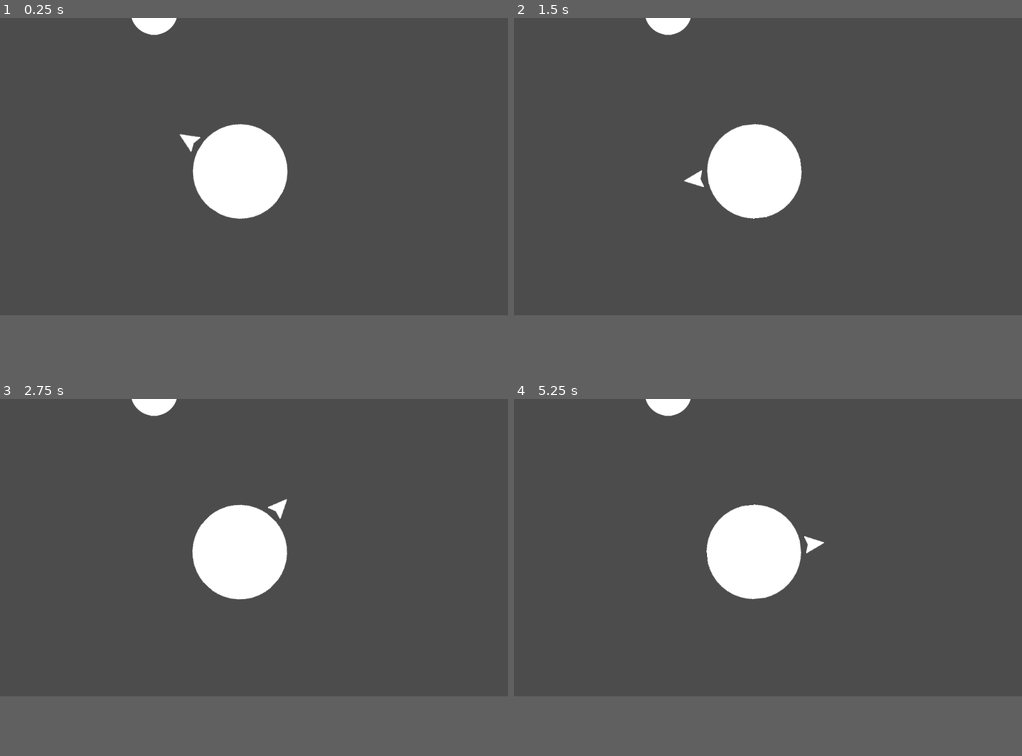
Above: before the commit, frames 1-4 (two rows, left to right).
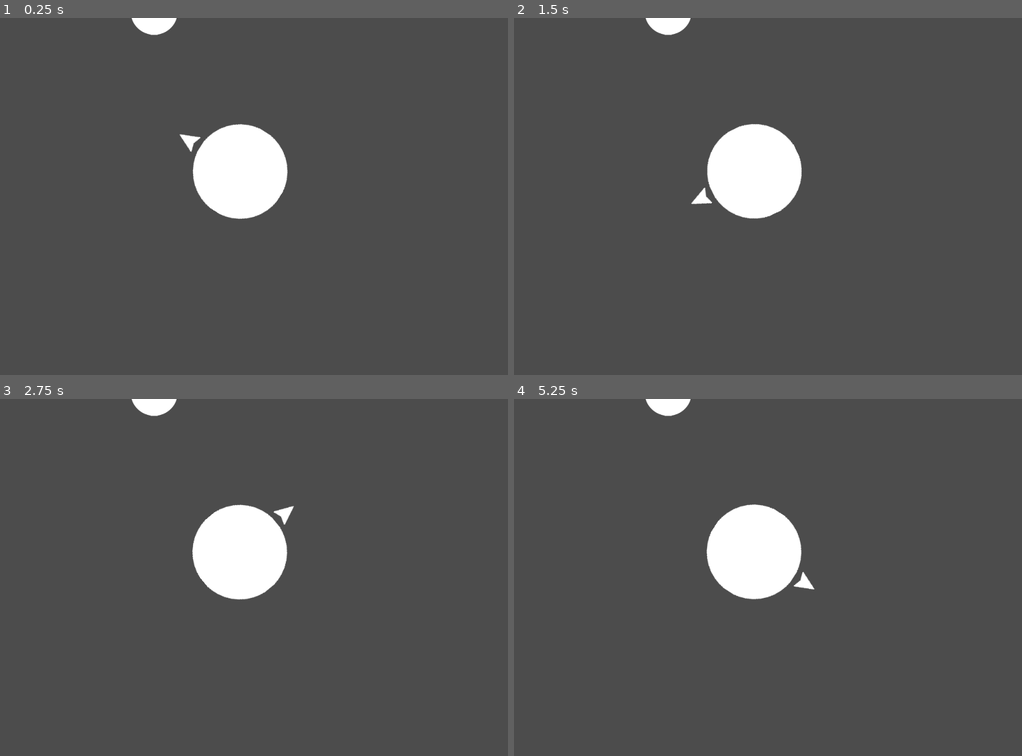
Above: after the commit, the same moments.

Repository: luan-2rq/Protect-The-Body
Game: Godot game, scene res://scenes/MainScene.tscn
Two runs of this game, one before a commit and one after it. Both use one fixed random seed, a clock stepped at 60 frames per second and the inputs below.
Inputs (mouse positions are in pixels of both pictures, inside the frame that each line leads up to):
- Up to frame 1 (0.25 s): no input
- Up to frame 2 (1.5 s): tap Enter at 0.5 s; move the mouse to (879, 150) at 0.52 s; hold A (ui_right) 0.53-1.28 s; tap Space at 1.25 s; move the mouse to (666, 182) at 1.27 s; hold D (ui_left) from 1.28 s (still down)
- Up to frame 3 (2.75 s): tap Enter at 2 s; move the mouse to (304, 481) at 2.02 s; release D (ui_left) at 2.03 s; hold A (ui_right) from 2.03 s (still down)
- Up to frame 4 (5.25 s): tap Space at 2.75, 4.25 s; move the mouse to (742, 606) at 2.77 s; tap Enter at 3.5 s; move the mouse to (920, 591) at 3.52 s; release A (ui_right) at 3.53 s; hold D (ui_left) from 3.53 s (still down); move the mouse to (615, 502) at 4.27 s; move the mouse to (793, 548) at 5.02 s
In our replay, the window is 800x468 before the commit and 800x562 after it. These sizes can differ from the game's own. Grey fills any space a smaller window leaves; there, only what the larger window draws over its background counts as a difference.

The runs differ from the first frame. In frame 1, less than 0.1% of the frame differs, in the area x 37-56%, y 32-57%; in frame 2, 0.3%; in frame 3, 0.2%; in frame 4, 0.3%, in the area x 37-62%, y 29-57%.

Commit message:
Enemie 3

Diff:
--- a/Protect the body/project.godot
+++ b/Protect the body/project.godot
@@ -19,6 +19,10 @@
 run/main_scene="res://scenes/MainScene.tscn"
 config/icon="res://icon.png"
 
+[display]
+
+window/size/height=720
+
 [input]
 
 ui_left={
--- a/Protect the body/scenes/Enemie_2.tscn
+++ b/Protect the body/scenes/Enemie_2.tscn
@@ -7,12 +7,11 @@
 radius = 13.2705
 
 [node name="Enemie 2" type="KinematicBody2D"]
-position = Vector2( 307.369, 187.27 )
 script = ExtResource( 2 )
 __meta__ = {
 "_edit_group_": true
 }
-speed = 1.0
+speed = 2.0
 Raio = 1.0
 
 [node name="CollisionShape2D" type="CollisionShape2D" parent="."]
--- /dev/null
+++ b/Protect the body/scenes/Enemie_3.gd
@@ -0,0 +1,66 @@
+
+extends KinematicBody2D
+
+
+export(float) var speed
+export(float) var Raio
+var vetor = Vector2()
+var acel = Vector2()
+var rng = RandomNumberGenerator.new()
+var resolution = OS.get_window_size()
+var side
+var plain
+var pos = Vector2()
+var t = 0
+var perp
+var M
+
+func _ready():
+	rng.seed = 300
+	rng.randomize()
+
+	plain = rng.randi_range(1,4)
+	side = rng.randi_range(0,1)
+	match plain:
+		1:
+			if side == 0:
+				pos.x = rng.randf_range(0,resolution.x/2.0)
+				pos.y = -20
+			else:
+				pos.x = -20
+				pos.y = rng.randf_range(0,resolution.y/2.0)
+		2:
+			if side == 0:
+				pos.x = rng.randf_range(resolution.x/2.0,resolution.x)
+				pos.y = -20
+			else:
+				pos.x = resolution.x + 20.0
+				pos.y = rng.randf_range(resolution.y/2.0,resolution.y)
+		3:
+			if side == 0:
+				pos.x = rng.randf_range(0,resolution.x/2.0)
+				pos.y = resolution.y + 20
+			else:
+				pos.x = -20
+				pos.y = rng.randf_range(resolution.y/2.0,resolution.y)
+		4:
+			if side == 0:
+				pos.x = rng.randf_range(resolution.x/2.0,resolution.x)
+				pos.y = resolution.y + 20
+			else:
+				pos.x = resolution.x + 20
+				pos.y = rng.randf_range(resolution.y/2.0,resolution.y)
+
+	self.position = pos
+	vetor = (self.position - resolution/2.0).normalized()
+	acel = vetor*(-speed)
+	perp = Vector2(-acel.y,acel.x)
+	M = Transform2D(acel,perp,pos)
+
+
+func _physics_process(delta):
+	var aux = Vector2(t,Raio*sin(t))
+	self.position.x += M[0].dot(aux)
+	self.position.y += M[1].dot(aux)
+	#self.position.y += t*acel.y
+	t+=delta
--- a/Protect the body/scenes/Enemy_1.tscn
+++ b/Protect the body/scenes/Enemie_3.tscn
@@ -1,17 +1,16 @@
 [gd_scene load_steps=4 format=2]
 
-[ext_resource path="res://assets/Green_virus.png" type="Texture" id=1]
-[ext_resource path="res://scripts/Enemy_1.gd" type="Script" id=2]
+[ext_resource path="res://assets/Blue_virus.png" type="Texture" id=1]
+[ext_resource path="res://scenes/Enemie_3.gd" type="Script" id=2]
 
 [sub_resource type="CircleShape2D" id=1]
-radius = 15.2194
+radius = 14.5233
 
-[node name="enemy1" type="KinematicBody2D"]
+[node name="Enemie_3" type="KinematicBody2D"]
+position = Vector2( 57.861, -20 )
 script = ExtResource( 2 )
-__meta__ = {
-"_edit_group_": true
-}
 speed = 1.0
+Raio = 5.0
 
 [node name="Sprite" type="Sprite" parent="."]
 texture = ExtResource( 1 )
--- /dev/null
+++ b/Protect the body/scripts/Enemie_3.gd
@@ -0,0 +1,58 @@
+extends KinematicBody2D
+
+export(float) var speed
+export(float) var Raio
+var vetor
+var acel = Vector2()
+var rng = RandomNumberGenerator.new()
+var resolution = OS.get_window_size()
+var side
+var plain
+var pos = Vector2()
+var t = 0
+
+func _ready():
+	rng.seed = 300
+	rng.randomize()
+
+	plain = rng.randi_range(1,4)
+	side = rng.randi_range(0,1)
+	match plain:
+		1:
+			if side == 0:
+				pos.x = rng.randf_range(0,resolution.x/2.0)
+				pos.y = -20
+			else:
+				pos.x = -20
+				pos.y = rng.randf_range(0,resolution.y/2.0)
+		2:
+			if side == 0:
+				pos.x = rng.randf_range(resolution.x/2.0,resolution.x)
+				pos.y = -20
+			else:
+				pos.x = resolution.x + 20.0
+				pos.y = rng.randf_range(resolution.y/2.0,resolution.y)
+		3:
+			if side == 0:
+				pos.x = rng.randf_range(0,resolution.x/2.0)
+				pos.y = resolution.y + 20
+			else:
+				pos.x = -20
+				pos.y = rng.randf_range(resolution.y/2.0,resolution.y)
+		4:
+			if side == 0:
+				pos.x = rng.randf_range(resolution.x/2.0,resolution.x)
+				pos.y = resolution.y + 20
+			else:
+				pos.x = resolution.x + 20
+				pos.y = rng.randf_range(resolution.y/2.0,resolution.y)
+
+	self.position = pos
+	vetor = (self.position - resolution/2.0).normalized()
+	acel = vetor*(-speed)
+
+func _physics_process(delta):
+	var perp = Vector2(-acel.y,acel.x)
+	self.position.x += t*acel.x
+	self.position.y += Raio*sin(2.0*t)*acel.y
+	t+=delta
Binary file added: Protect the body/assets/Blue_virus.png
Not shown, added: Protect the body/assets/Blue_virus.png.import
